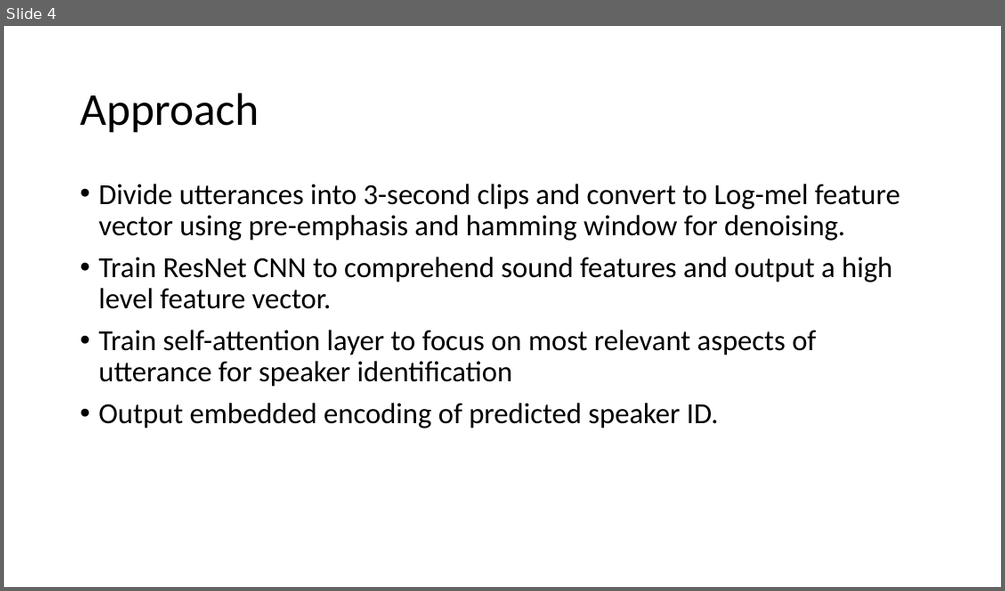
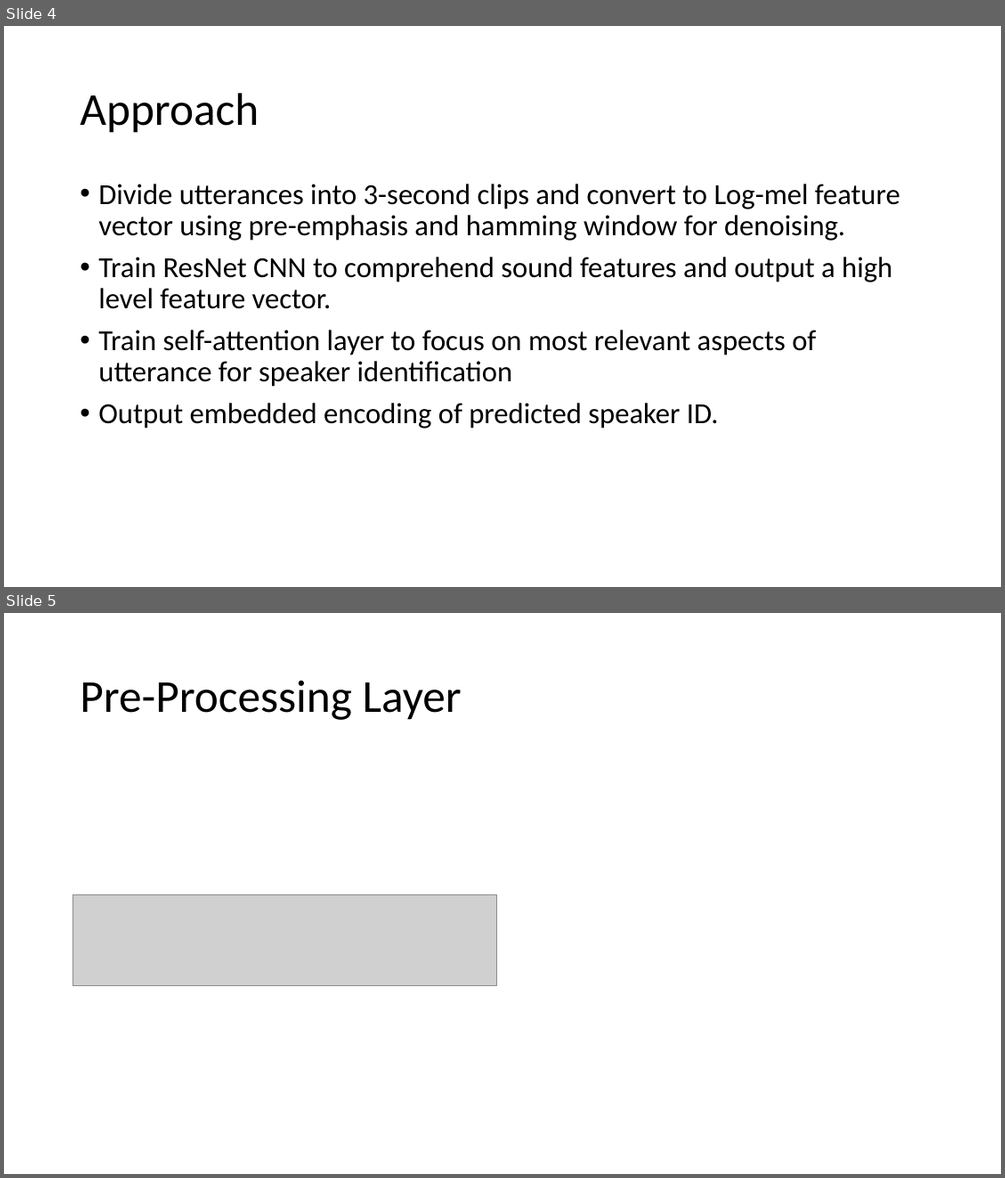
Before and after one commit to eswistak88/DeepLearningArchitectures, a slide deck: Reports/Expose.pptx. Shown one above the other, each under a label of ours: slide 4 before the commit, slides 4 and 5 after it. The pictures are 1005x591 and 1005x1178 pixels, drawn with LibreOffice and Linux fonts; fonts in the diff are those of the drawing; grey boxes stand for pictures. Boxes give left, top, right and bottom in pixels: in the first picture for what was removed or moved away, otherwise in the second. Text is boxed around its words. In the diff, an @@ line names an element or a change of style, - is before the commit and + after.

```diff
--- a/Reports/Expose.pptx
+++ b/Reports/Expose.pptx
@@ slide 5 added at box(4, 613, 1001, 1174), background #FFFFFF @@
@@ title added at box(80, 680, 461, 720), 44 pt, text #000000 @@
+Pre-Processing Layer
@@ picture added at box(73, 894, 497, 985) @@
```
Also in this commit, not shown: 3 other slides added, 8 other files.
